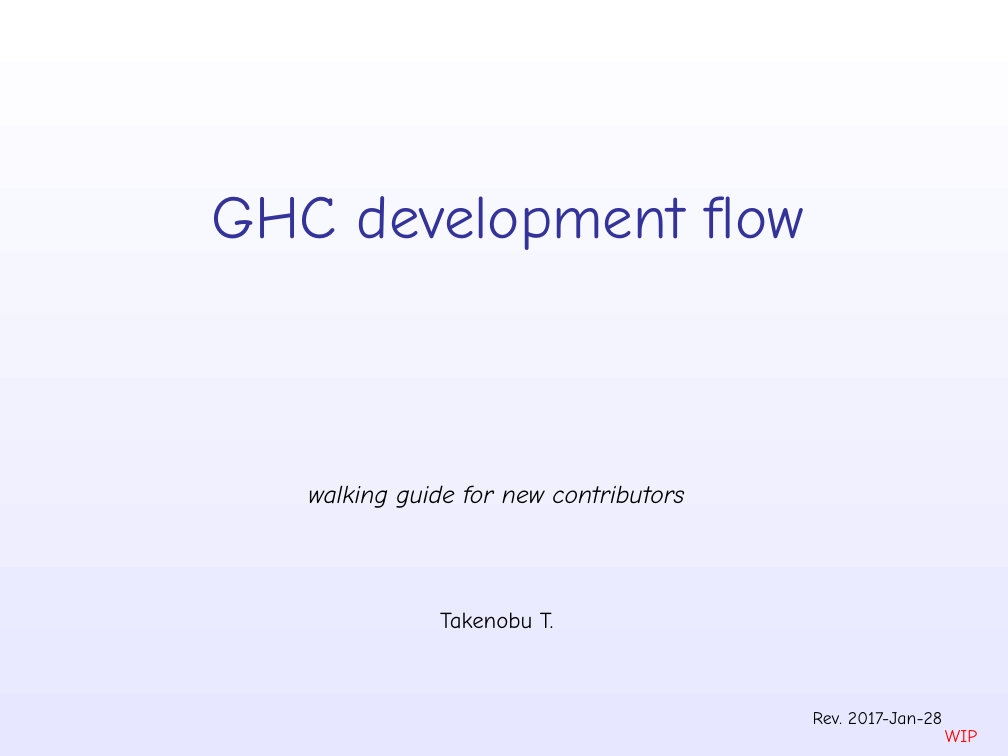
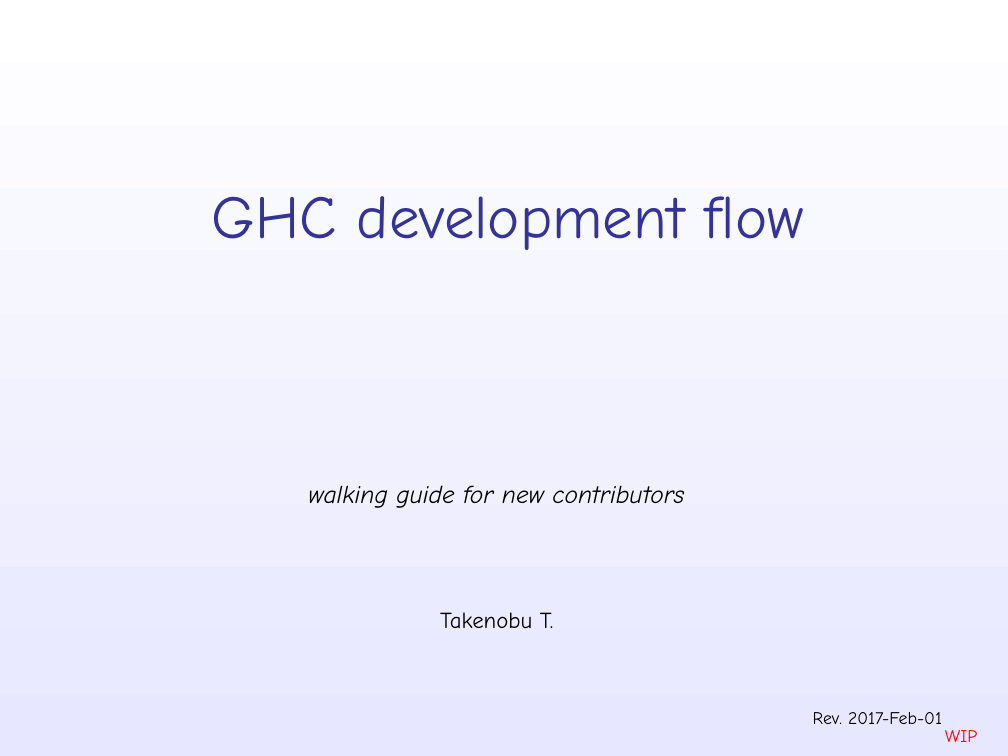
Before and after one commit to takenobu-hs/ghc-development-flow, a slide deck: slide 1 of src/ghc_development_flow.pptx. Drawn at 1008x756 pixels with LibreOffice and Linux fonts; fonts in the diff are those of the drawing. Boxes give left, top, right and bottom in pixels: in the first picture for what was removed or moved away, otherwise in the second. Text is boxed around its words. In the diff, an @@ line names an element or a change of style, - is before the commit and + after.

```diff
--- a/src/ghc_development_flow.pptx
+++ b/src/ghc_development_flow.pptx
@@ text at [813,712,942,724]: text changed @@
-Rev. 2017-Jan-28
+Rev. 2017-Feb-01
```
Also in this commit, not shown: 2 other slides changed, 2 other files.
